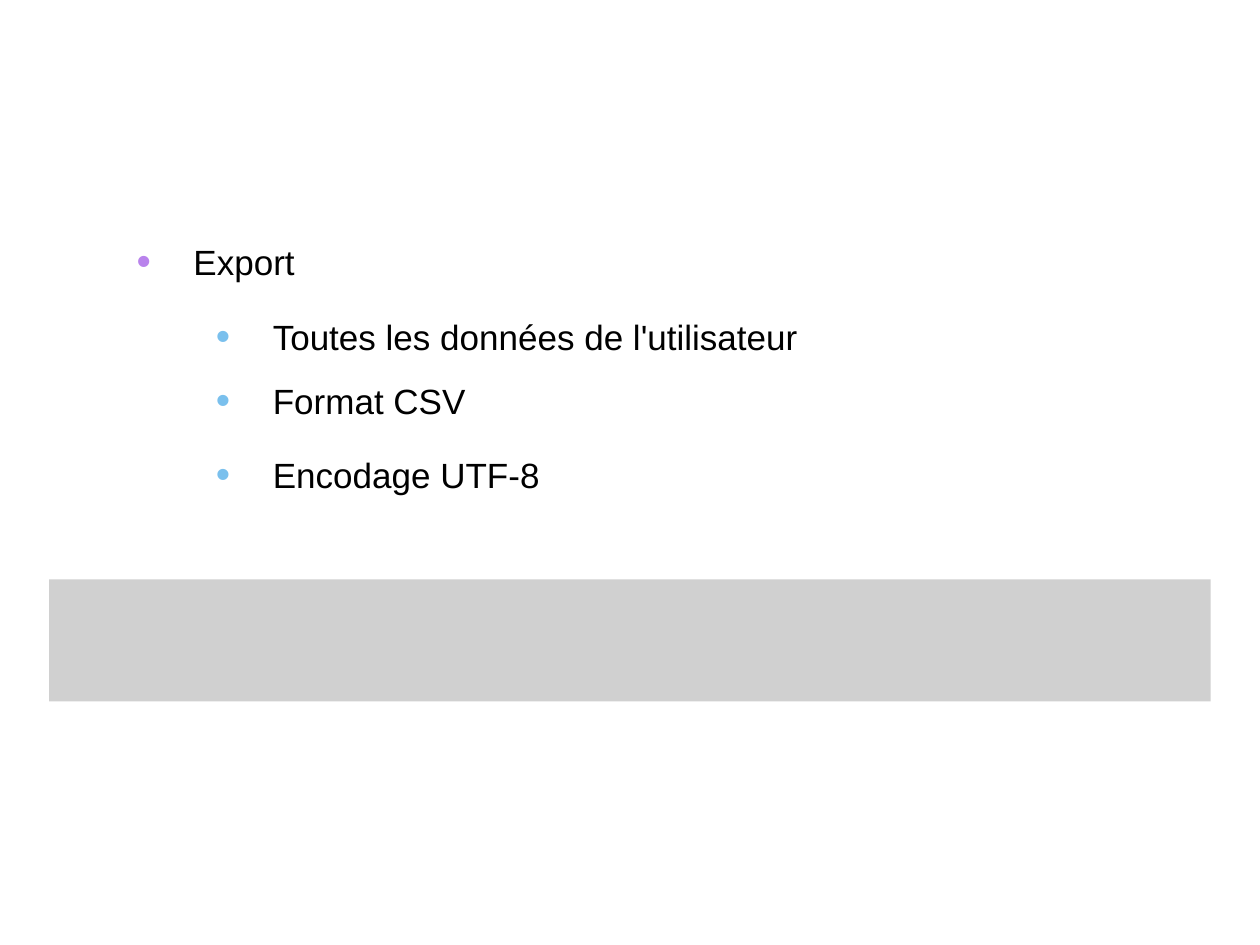
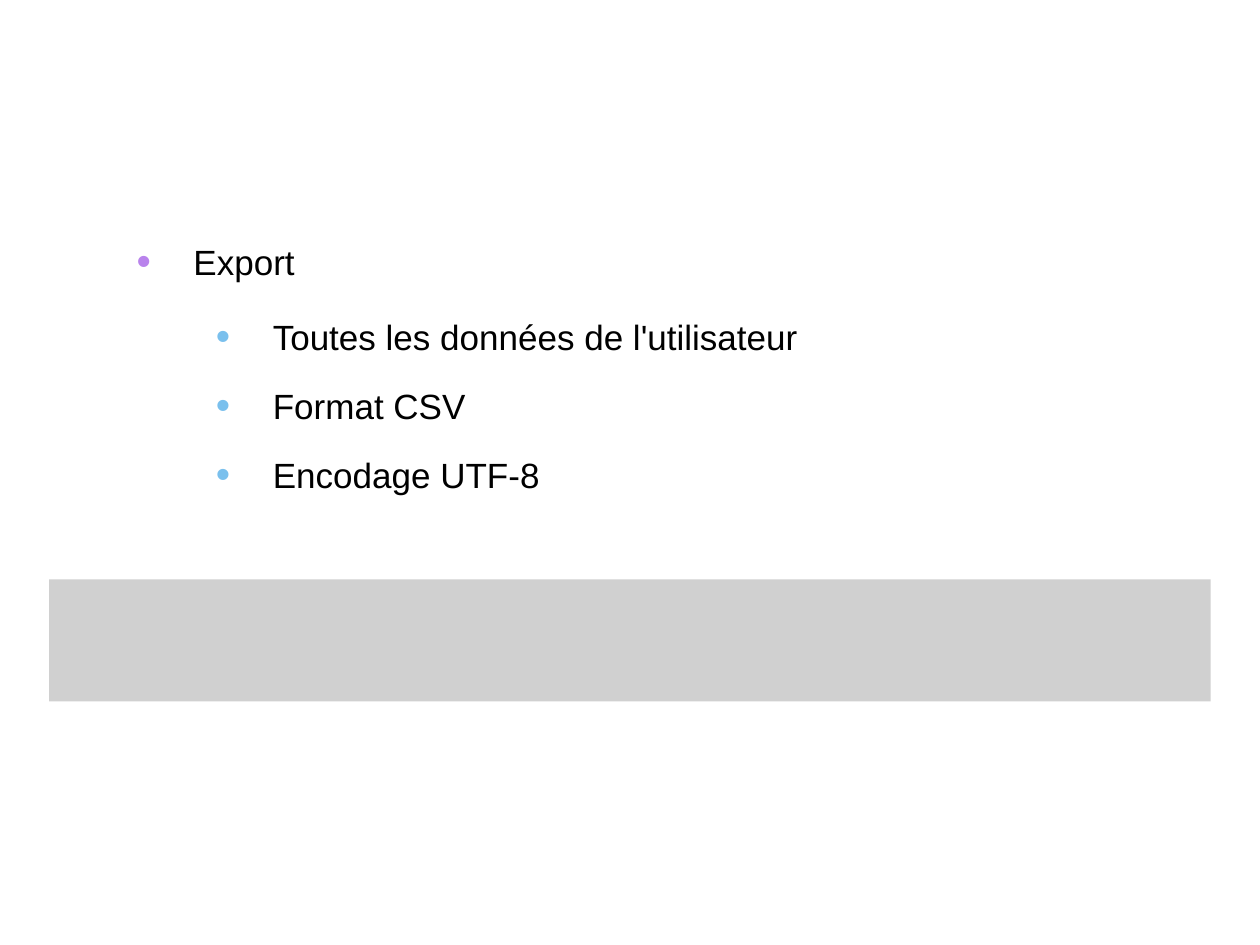
Before and after one commit to valentindoulcier/rba-innophyt, a slide deck: slide 9 of Documents/Soutenance/Présentation.pptx. Drawn at 1260x945 pixels with LibreOffice and Linux fonts; fonts in the diff are those of the drawing; grey boxes stand for pictures; background and template pictures are left out. Boxes give left, top, right and bottom in pixels: in the first picture for what was removed or moved away, otherwise in the second. Text is boxed around its words. In the diff, an @@ line names an element or a change of style, - is before the commit and + after.

```diff
--- a/Documents/Soutenance/Présentation.pptx
+++ b/Documents/Soutenance/Présentation.pptx
@@ text "Format CSV": place and size @@
-text "Format CSV" at bbox=[273, 389, 465, 415]
+text "Format CSV" at bbox=[273, 394, 465, 420]
```
Also in this commit, not shown: 10 other slides changed, 2 slides added, 2 slides removed.
